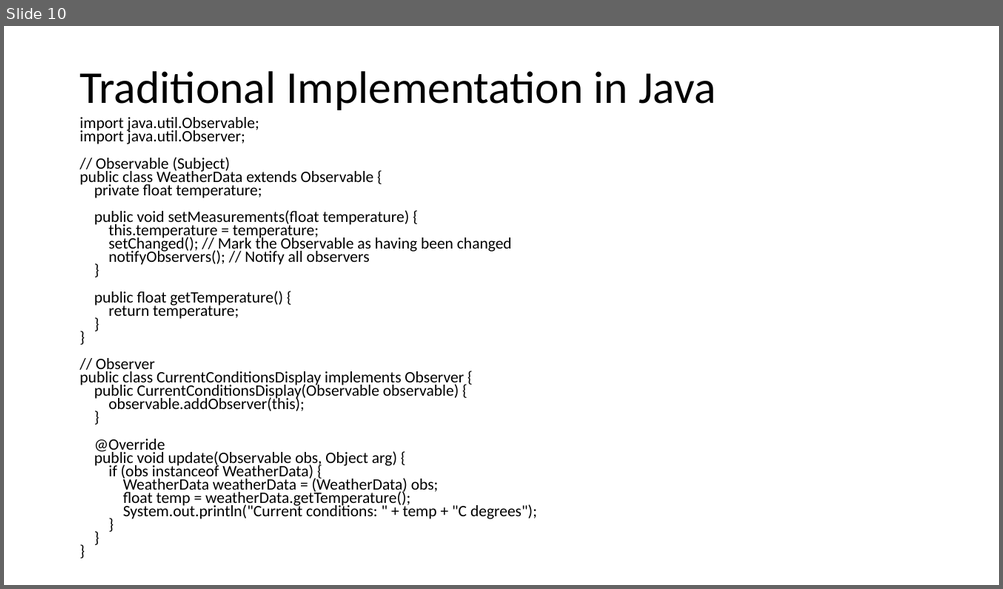
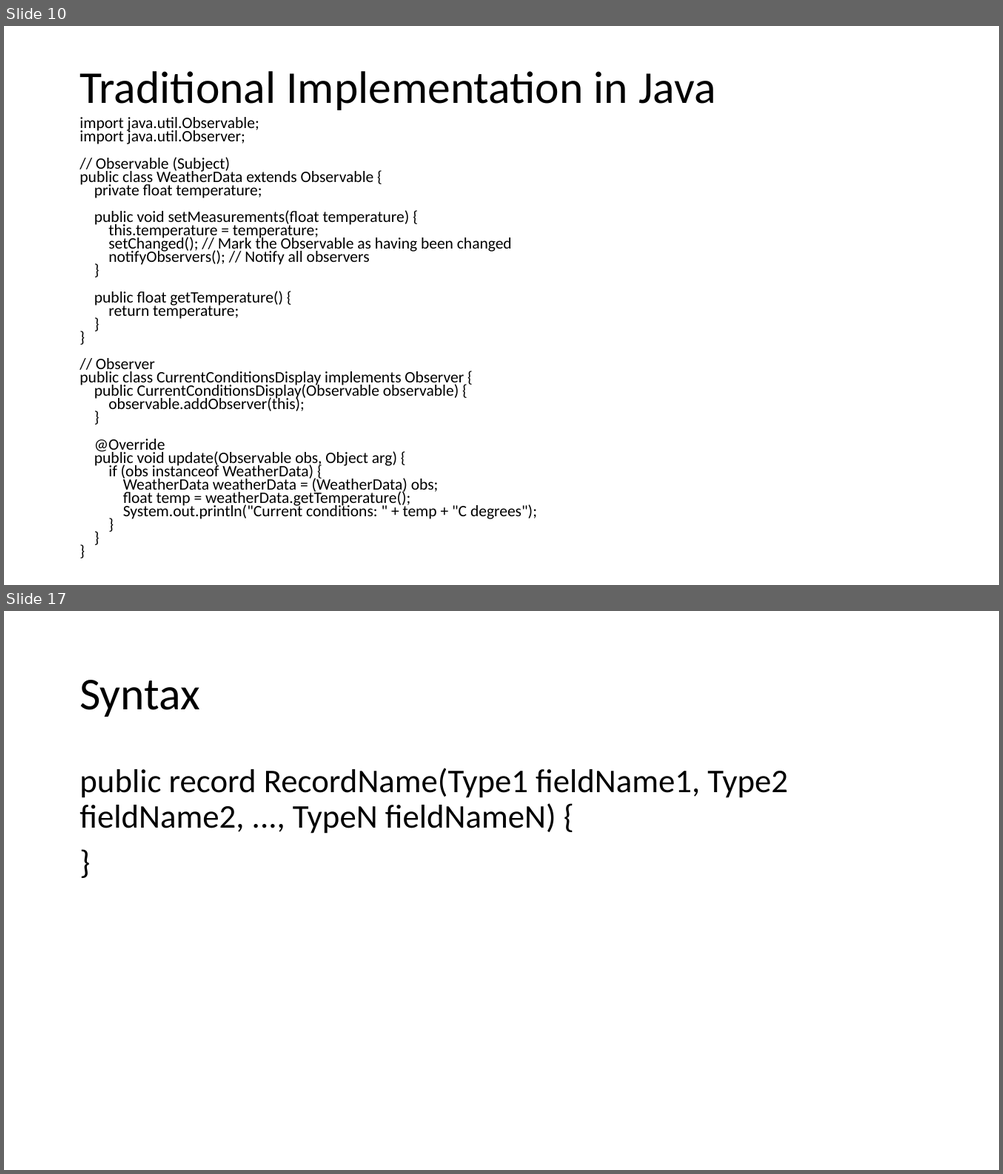
Before and after one commit to ChenTheInstructor/CSE248, a slide deck: Observer Design Pattern.pptx. Shown one above the other, each under a label of ours: slide 10 before the commit, slides 10 and 17 after it; the slides between them are not shown. The pictures are 1003x589 and 1003x1174 pixels, drawn with LibreOffice and Linux fonts; fonts in the diff are those of the drawing. Boxes give left, top, right and bottom in pixels: in the first picture for what was removed or moved away, otherwise in the second. Text is boxed around its words. In the diff, an @@ line names an element or a change of style, - is before the commit and + after.

```diff
--- a/Observer Design Pattern.pptx
+++ b/Observer Design Pattern.pptx
@@ slide 17 added at [4, 611, 999, 1170], background #FFFFFF @@
@@ title added at [79, 680, 200, 717], 44 pt, text #000000 @@
+Syntax
@@ text added at [79, 768, 788, 834], 32 pt, text #000000 @@
+public record RecordName(Type1 fieldName1, Type2 fieldName2, ..., TypeN fieldNameN) {
+}
```
Also in this commit, not shown: 1 slide changed, 22 other slides added, 4 other files.
